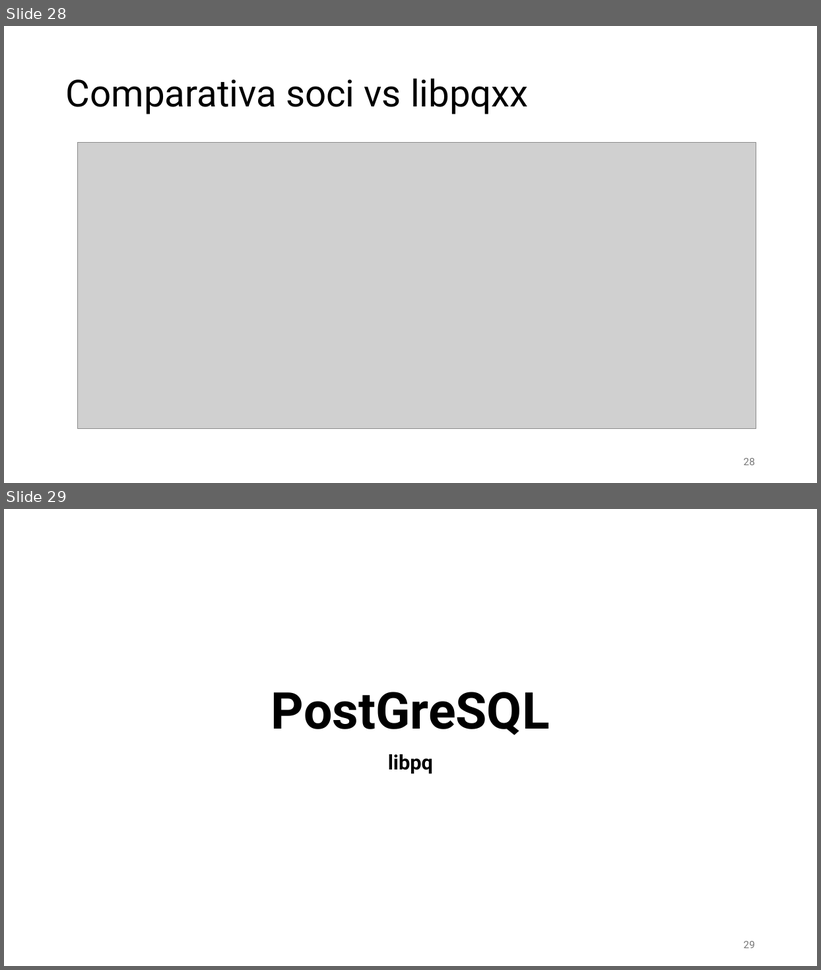
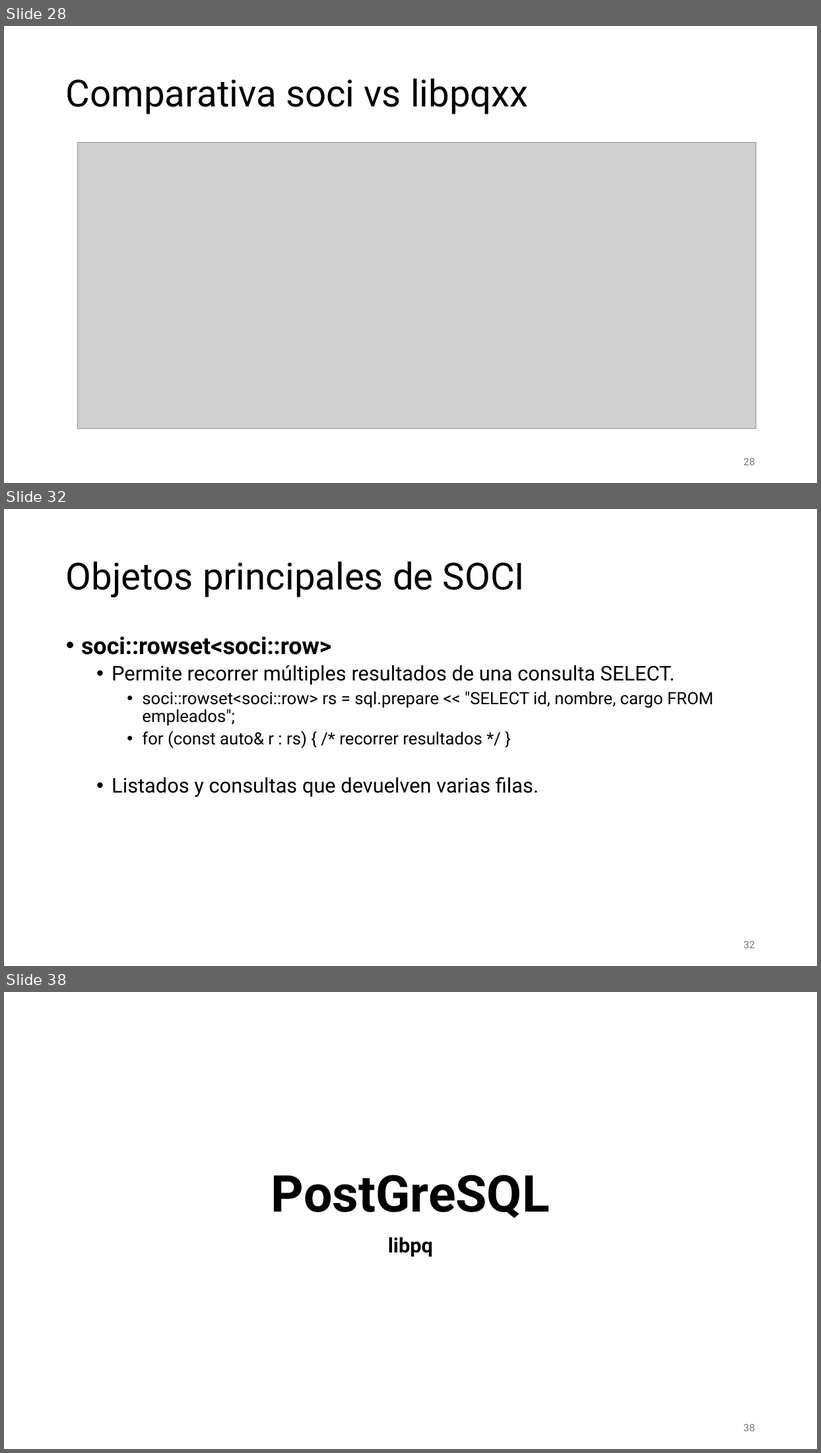
Before and after one commit to aldebarran22/CURSO_CPP_SERVICIOS_30H, a slide deck: doc/4_Gestion_estado_persistencia.pptx. Shown one above the other, each under a label of ours: slides 28 and 29 before the commit, slides 28, 32 and 38 after it; the slides between them are not shown. The pictures are 821x970 and 821x1453 pixels, drawn with LibreOffice and Linux fonts; fonts in the diff are those of the drawing; grey boxes stand for pictures. Boxes give left, top, right and bottom in pixels: in the first picture for what was removed or moved away, otherwise in the second. Text is boxed around its words. In the diff, an @@ line names an element or a change of style, - is before the commit and + after.

```diff
--- a/doc/4_Gestion_estado_persistencia.pptx
+++ b/doc/4_Gestion_estado_persistencia.pptx
@@ slide 32 added at <box>4,509,817,966</box>, background #FFFFFF @@
@@ title added at <box>66,561,525,597</box>, 44 pt, text #000000 @@
+Objetos principales de SOCI
@@ text added at <box>81,636,714,797</box>, 20 pt, text #000000 @@
+• soci::rowset<soci::row>
+  • Permite recorrer múltiples resultados de una consulta SELECT.
+    • soci::rowset<soci::row> rs = sql.prepare << "SELECT id, nombre, cargo FROM empleados";
+    • for (const auto& r : rs) { /* recorrer resultados */ }
+  • Listados y consultas que devuelven varias filas.
@@ page number added at <box>744,941,755,949</box>, 12 pt, text #797979 @@
+32
@@ what was slide 29 is now slide 38 @@
@@ page number at <box>744,1424,755,1432</box>: text changed @@
-29
+38
```
Also in this commit, not shown: 2 slides changed, 8 other slides added, 7 other files.
